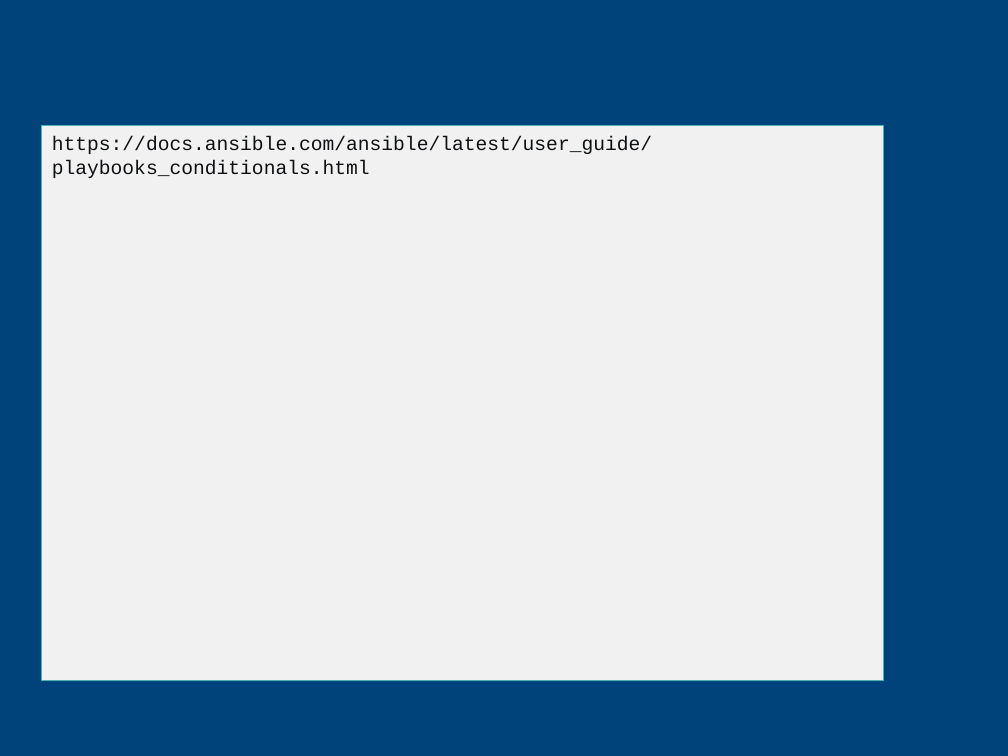
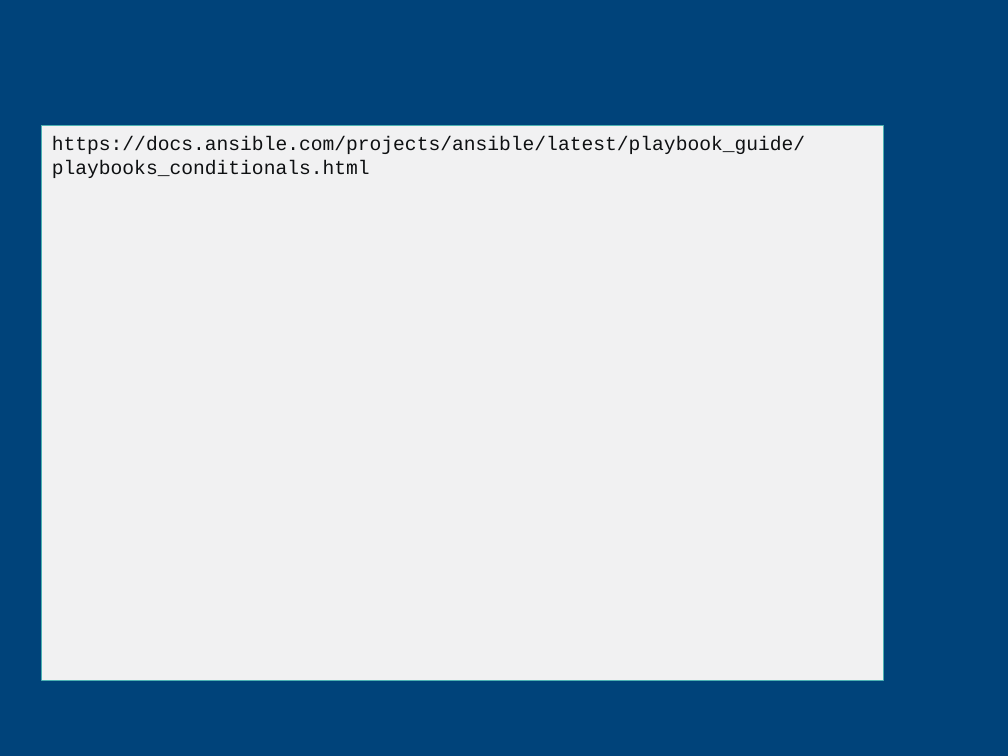
Before and after one commit to CCoupel/ansible-training, a slide deck: slide 91 of Ansible Training.pptx. Drawn at 1008x756 pixels with LibreOffice and Linux fonts; fonts in the diff are those of the drawing; background and template pictures are left out. Boxes give left, top, right and bottom in pixels: in the first picture for what was removed or moved away, otherwise in the second. Text is boxed around its words. In the diff, an @@ line names an element or a change of style, - is before the commit and + after.

```diff
--- a/Ansible Training.pptx
+++ b/Ansible Training.pptx
@@ text in freeform shape at box(52, 136, 805, 178): text changed @@
-https://docs.ansible.com/ansible/latest/user_guide/playbooks_conditionals.html
+https://docs.ansible.com/projects/ansible/latest/playbook_guide/playbooks_conditionals.html
```
Also in this commit, not shown: 16 other slides changed, 4 slides added, 4 slides removed.
